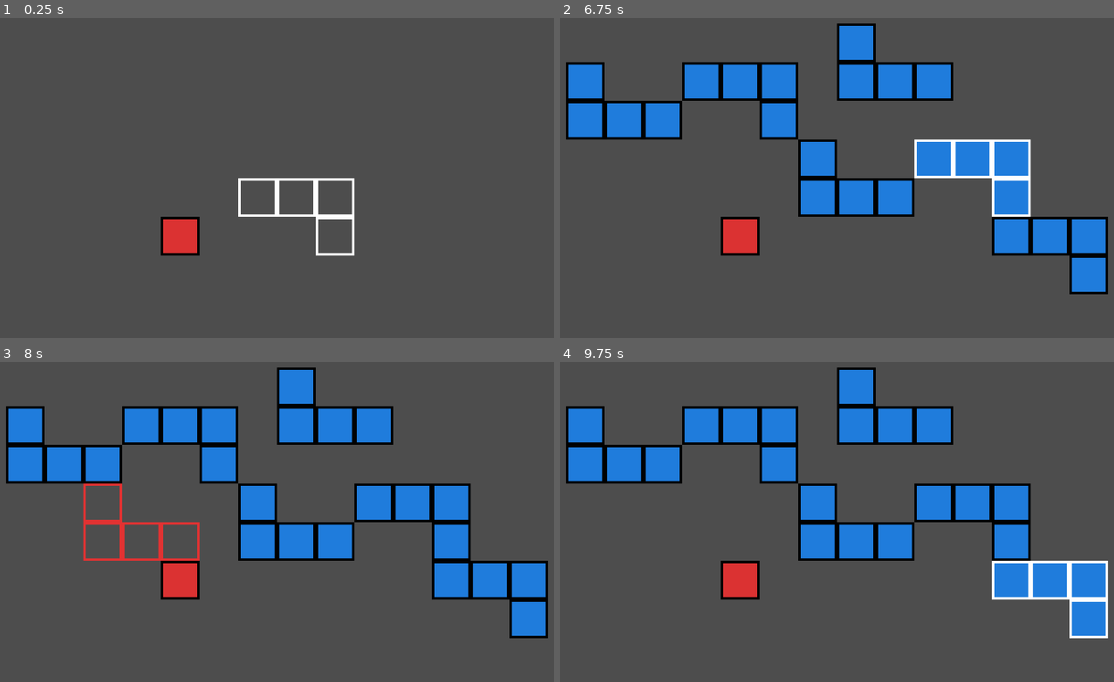
Above: before the commit, frames 1-4 (two rows, left to right).
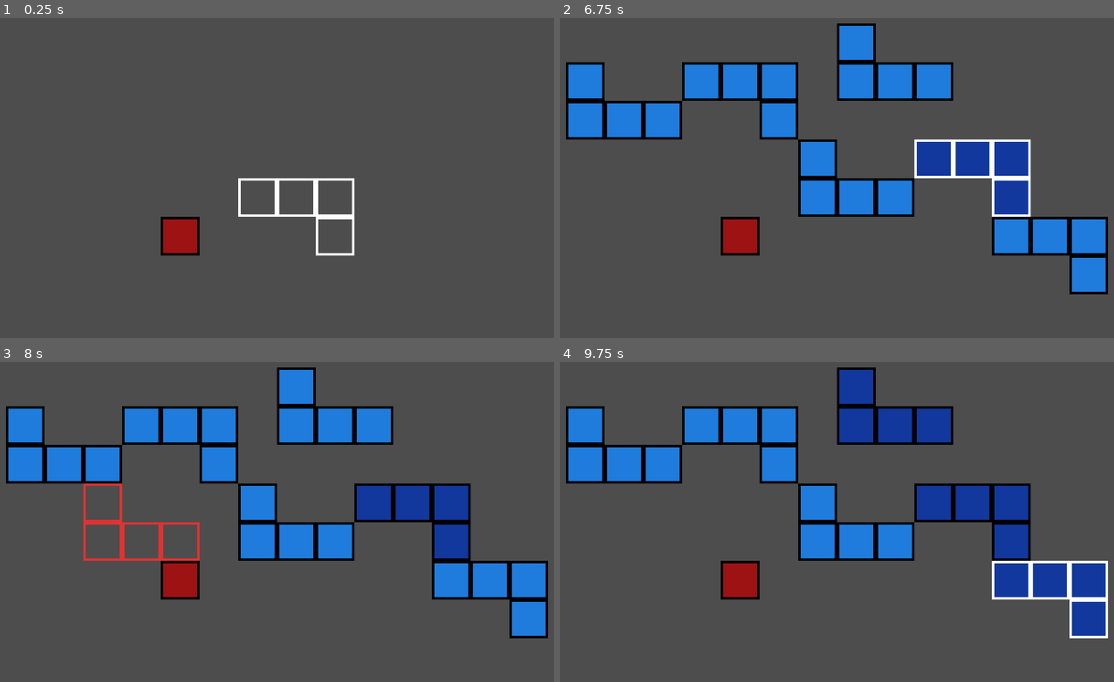
Above: after the commit, the same moments.

Repository: bthaus/Tea-Rex
Game: Godot game, scene res://GameBoard/game_board.tscn
Same seed, same stepped clock (60 frames per second), same inputs: the game is played once before the commit and once after it. This scene is started directly instead of the project's main scene.
Inputs (mouse positions are in pixels of both pictures, inside the frame that each line leads up to):
- Up to frame 1 (0.25 s): no input
- Up to frame 2 (6.75 s): tap Enter at 0.5, 2, 3.5 s; move the mouse to (992, 162) at 0.52 s; press the mouse at (992, 162) at 0.53 s; right-click (992, 162) at 0.8 s; tap Space at 1.25, 2.75, 4.25 s; move the mouse to (698, 200) at 1.27 s; release the mouse at (698, 200) at 1.28 s; right-click (698, 200) at 1.35 s; click (698, 200) at 1.55 s; move the mouse to (909, 94) at 2.02 s; press the mouse at (909, 94) at 2.03 s; right-click (909, 94) at 2.3 s; move the mouse to (803, 258) at 2.77 s; release the mouse at (803, 258) at 2.78 s; right-click (803, 258) at 2.85 s; click (803, 258) at 3.05 s; move the mouse to (1047, 238) at 3.52 s; press the mouse at (1047, 238) at 3.53 s; right-click (1047, 238) at 3.8 s; move the mouse to (626, 120) at 4.27 s; release the mouse at (626, 120) at 4.28 s; right-click (626, 120) at 4.35 s; click (626, 120) at 4.55 s; move the mouse to (870, 181) at 5.02 s; press the mouse at (870, 181) at 5.03 s; right-click (870, 181) at 5.3 s; move the mouse to (731, 82) at 5.77 s; release the mouse at (731, 82) at 5.78 s; right-click (731, 82) at 5.85 s; click (731, 82) at 6.05 s; move the mouse to (992, 162) at 6.52 s; press the mouse at (992, 162) at 6.53 s
- Up to frame 3 (8 s): right-click (432, 506) at 6.8 s; move the mouse to (138, 544) at 7.27 s; release the mouse at (138, 544) at 7.28 s; right-click (138, 544) at 7.35 s; click (138, 544) at 7.55 s
- Up to frame 4 (9.75 s): move the mouse to (909, 438) at 8.02 s; press the mouse at (909, 438) at 8.03 s; right-click (909, 438) at 8.3 s; move the mouse to (803, 602) at 8.77 s; release the mouse at (803, 602) at 8.78 s; right-click (803, 602) at 8.85 s; click (803, 602) at 9.05 s; move the mouse to (1047, 582) at 9.52 s; press the mouse at (1047, 582) at 9.53 s

The runs differ from the first frame. In frame 1, 0.7% of the frame differs, in the area x 29-36%, y 62-74%; in frame 2, 3.3%; in frame 3, 3.3%; in frame 4, 8.5%, in the area x 29-99%, y 2-86%.

Commit message:
feat: added upgraded system

Diff:
--- a/GameBoard/block_handler.gd
+++ b/GameBoard/block_handler.gd
@@ -5,13 +5,23 @@
 func _init(board: TileMap):
 	self.board = board
 
+#Returns the tile id for a piece. Example: Blue tower with level 12 -> Blue has enum value 5 -> id = 512
+func get_tile_id_from_block_piece(piece: Block.Piece) -> int:
+	return piece.color * 100 + piece.level
+
+#Draws a normalized block at a given position. Gets tile from color + level
+func draw_block(block: Block, position: Vector2, layer: int):
+	for piece in block.pieces:
+		var id = get_tile_id_from_block_piece(piece)
+		board.set_cell(layer, Vector2(piece.position.x + position.x, piece.position.y + position.y), id, Vector2(0,0))
+
 #Draws a normalized block at a given position
-func draw_block(block: Block, position: Vector2, id: int, layer: int):
+func draw_block_with_id(block: Block, position: Vector2, id: int, layer: int):
 	for piece in block.pieces:
 		board.set_cell(layer, Vector2(piece.position.x + position.x, piece.position.y + position.y), id, Vector2(0,0))
 
 func remove_block_from_board(block: Block, position: Vector2, layer: int):
-	draw_block(block, position, -1, layer) #Id -1 removes the tile
+	draw_block_with_id(block, position, -1, layer) #Id -1 removes the tile
 
 #If normalized, the coordinates of each piece will be based on position (=> (0,0))
 func get_block_from_board(position: Vector2, layer: int, normalize: bool) -> Block:
@@ -47,15 +57,17 @@
 
 #Rotates all the pieces of a block from the origin point (0,0)
 func rotate_block(block: Block):
-	for i in block.pieces.size():
-		var piece = block.pieces[i]
+	for piece in block.pieces:
 		piece.position.y *= -1 #Vector has positive side upwards, exactly opposite of tilemap
 		piece.position = piece.position.rotated(deg_to_rad(-90)) #This method rotates counter-clockwise, so we need to add the sign
 		piece.position.y *= -1 #Convert back
 		piece.position.x = round(piece.position.x) #Dont ask me, i hate it
 		piece.position.y = round(piece.position.y)
-		block.pieces[i] = piece
-	return block
+
+
+func set_block_level(block: Block, level: int):
+	for piece in block.pieces:
+		piece.level = level
 
 #Again, checks based upon (0,0) position of block
 func can_place_block(block: Block, layer: int, position: Vector2) -> bool:
--- a/GameBoard/game_board.gd
+++ b/GameBoard/game_board.gd
@@ -16,17 +16,15 @@
 const SELECTION_LAYER = 1
 const BLOCK_LAYER = 0
 
-const LEGAL_PLACEMENT_TILE_ID = 0
-const ILLEGAL_PLACEMENT_TILE_ID = 1
-const BLUE_PIECE_TILE_ID = 2
-const RED_PIECE_TILE_ID = 3
+const LEGAL_PLACEMENT_TILE_ID = 1
+const ILLEGAL_PLACEMENT_TILE_ID = 2
 
 func _ready():
 	$Board.tile_set.tile_size = Vector2(Stats.block_size, Stats.block_size)
 
 	# draw a test block
-	var block = Block.new([Block.Piece.new(Vector2(0,0), color, 1)])
-	block_handler.draw_block(block, Vector2(6,6), RED_PIECE_TILE_ID, BLOCK_LAYER)
+	var block = Block.new([Block.Piece.new(Vector2(0,0), Stats.TurretColor.RED, 2)])
+	block_handler.draw_block(block, Vector2(6,6), BLOCK_LAYER)
 
 
 func _process(_delta):
@@ -36,7 +34,7 @@
 	#Draw preview
 	if selected_block != null:
 		var id = LEGAL_PLACEMENT_TILE_ID if block_handler.can_place_block(selected_block, BLOCK_LAYER, board_pos) else ILLEGAL_PLACEMENT_TILE_ID
-		block_handler.draw_block(selected_block, board_pos, id, SELECTION_LAYER)
+		block_handler.draw_block_with_id(selected_block, board_pos, id, SELECTION_LAYER)
 
 func _input(event):
 	var board_pos = $Board.local_to_map(get_local_mouse_position())
@@ -47,8 +45,13 @@
 			selected_block = block
 
 		elif block_handler.can_place_block(selected_block, BLOCK_LAYER, board_pos): #Place block down if possible
-			block_handler.draw_block(selected_block, board_pos, BLUE_PIECE_TILE_ID, BLOCK_LAYER)
+			var data = $Board.get_cell_tile_data(BLOCK_LAYER, board_pos)
+			if data != null: #There is already a piece -> upgrade
+				var level = data.get_custom_data("level")
+				block_handler.set_block_level(selected_block, level + 1)
+
+			block_handler.draw_block(selected_block, board_pos, BLOCK_LAYER)
 
 	if event.is_action_pressed("right_click"):
-		selected_block = block_handler.rotate_block(selected_block)
+		block_handler.rotate_block(selected_block)
 		#selected_block = null
--- a/GameBoard/game_board.tscn
+++ b/GameBoard/game_board.tscn
@@ -1,10 +1,12 @@
-[gd_scene load_steps=11 format=3 uid="uid://c8n0am7jadxj7"]
+[gd_scene load_steps=15 format=3 uid="uid://c8n0am7jadxj7"]
 
 [ext_resource type="Script" path="res://GameBoard/game_board.gd" id="1_yp6tt"]
 [ext_resource type="Texture2D" uid="uid://bugc36bi3enuc" path="res://Assets/Tiles/dummy_tile_legal_placement.png" id="2_1fom0"]
 [ext_resource type="Texture2D" uid="uid://cyu0urcvwewx8" path="res://Assets/Tiles/dummy_tile_illegal_placement.png" id="3_wb0lt"]
 [ext_resource type="Texture2D" uid="uid://clg7x2b716wtm" path="res://Assets/Tiles/dummy_tile_blue.png" id="4_x6glx"]
+[ext_resource type="Texture2D" uid="uid://bt8ch8430mjn4" path="res://Assets/Tiles/dummy_tile_red_2.png" id="5_42j8v"]
 [ext_resource type="Texture2D" uid="uid://mcuu41httjhu" path="res://Assets/Tiles/dummy_tile_red.png" id="5_43aqt"]
+[ext_resource type="Texture2D" uid="uid://behpcb73aqrky" path="res://Assets/Tiles/dummy_tile_blue_2.png" id="7_mva4p"]
 
 [sub_resource type="TileSetAtlasSource" id="TileSetAtlasSource_vgdp6"]
 texture = ExtResource("2_1fom0")
@@ -16,6 +18,20 @@
 texture_region_size = Vector2i(64, 64)
 0:0/0 = 0
 
+[sub_resource type="TileSetAtlasSource" id="TileSetAtlasSource_puufv"]
+texture = ExtResource("5_43aqt")
+texture_region_size = Vector2i(64, 64)
+0:0/0 = 0
+0:0/0/custom_data_0 = "red"
+0:0/0/custom_data_1 = 1
+
+[sub_resource type="TileSetAtlasSource" id="TileSetAtlasSource_38dgt"]
+texture = ExtResource("5_42j8v")
+texture_region_size = Vector2i(64, 64)
+0:0/0 = 0
+0:0/0/custom_data_0 = "red"
+0:0/0/custom_data_1 = 2
+
 [sub_resource type="TileSetAtlasSource" id="TileSetAtlasSource_j0kt8"]
 texture = ExtResource("4_x6glx")
 texture_region_size = Vector2i(64, 64)
@@ -23,12 +39,12 @@
 0:0/0/custom_data_0 = "blue"
 0:0/0/custom_data_1 = 1
 
-[sub_resource type="TileSetAtlasSource" id="TileSetAtlasSource_puufv"]
-texture = ExtResource("5_43aqt")
+[sub_resource type="TileSetAtlasSource" id="TileSetAtlasSource_xvjqd"]
+texture = ExtResource("7_mva4p")
 texture_region_size = Vector2i(64, 64)
 0:0/0 = 0
-0:0/0/custom_data_0 = "red"
-0:0/0/custom_data_1 = 1
+0:0/0/custom_data_0 = "blue"
+0:0/0/custom_data_1 = 2
 
 [sub_resource type="TileSet" id="TileSet_u4oll"]
 tile_size = Vector2i(64, 64)
@@ -36,10 +52,12 @@
 custom_data_layer_0/type = 4
 custom_data_layer_1/name = "level"
 custom_data_layer_1/type = 2
-sources/0 = SubResource("TileSetAtlasSource_vgdp6")
-sources/1 = SubResource("TileSetAtlasSource_8dgb0")
-sources/2 = SubResource("TileSetAtlasSource_j0kt8")
-sources/3 = SubResource("TileSetAtlasSource_puufv")
+sources/501 = SubResource("TileSetAtlasSource_j0kt8")
+sources/301 = SubResource("TileSetAtlasSource_puufv")
+sources/502 = SubResource("TileSetAtlasSource_xvjqd")
+sources/302 = SubResource("TileSetAtlasSource_38dgt")
+sources/2 = SubResource("TileSetAtlasSource_8dgb0")
+sources/1 = SubResource("TileSetAtlasSource_vgdp6")
 
 [node name="GameBoard" type="Node2D"]
 script = ExtResource("1_yp6tt")
Binary file added: Assets/Tiles/dummy_tile_blue_2.png
Binary file added: Assets/Tiles/dummy_tile_red_2.png
